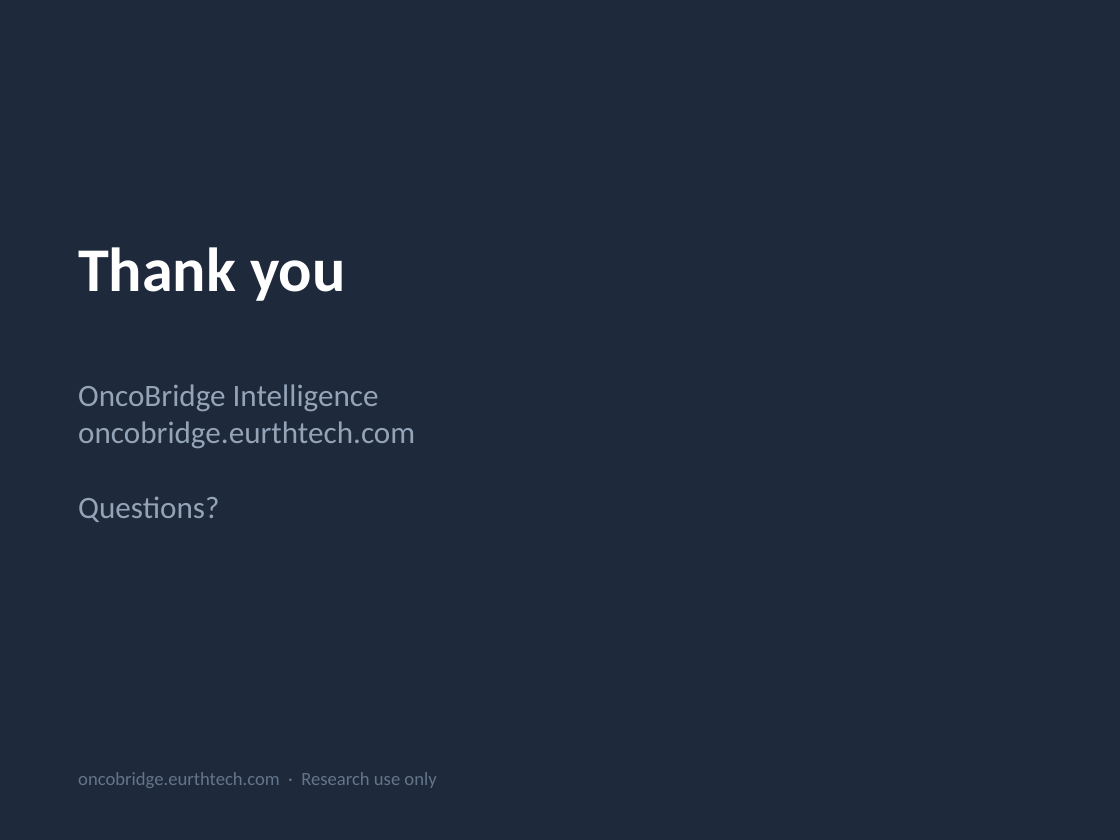
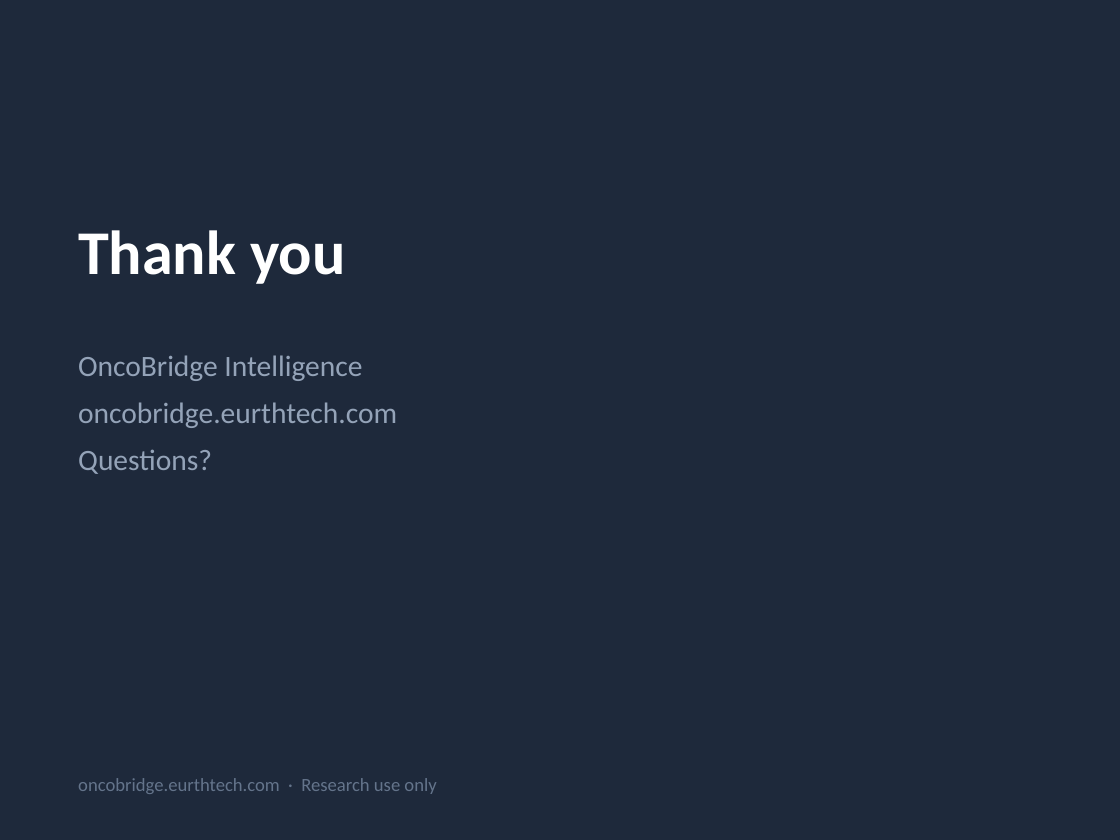
Before and after one commit to eurth/cd46-precision-medicine-platform, a slide deck: slide 14 of reports/OncoBridge_Demo_Presentation.pptx. Drawn at 1120x840 pixels with LibreOffice and Linux fonts; fonts in the diff are those of the drawing. Boxes give left, top, right and bottom in pixels: in the first picture for what was removed or moved away, otherwise in the second. Text is boxed around its words. In the diff, an @@ line names an element or a change of style, - is before the commit and + after.

```diff
--- a/reports/OncoBridge_Demo_Presentation.pptx
+++ b/reports/OncoBridge_Demo_Presentation.pptx
@@ text "Thank you": place and size @@
-text "Thank you" at [78,247,346,301]
+text "Thank you" at [78,230,346,284]
@@ text at [78,355,362,381]: text changed; size 20 to 19 pt @@
-OncoBridge Intelligence
-oncobridge.eurthtech.com
-Questions?
+OncoBridge Intelligence
@@ text added at [78,402,397,428], 19 pt, text #94A3B8 @@
+oncobridge.eurthtech.com
@@ text added at [78,449,212,474], 19 pt, text #94A3B8 @@
+Questions?
@@ text "oncobridge.eurthtech.com · Research use only": place and size @@
-text "oncobridge.eurthtech.com · Research use only" at [78,772,436,788]
+text "oncobridge.eurthtech.com · Research use only" at [78,778,436,794]
```
Also in this commit, not shown: 11 other slides changed, 1 slide added, 1 slide removed, 5 other files.
